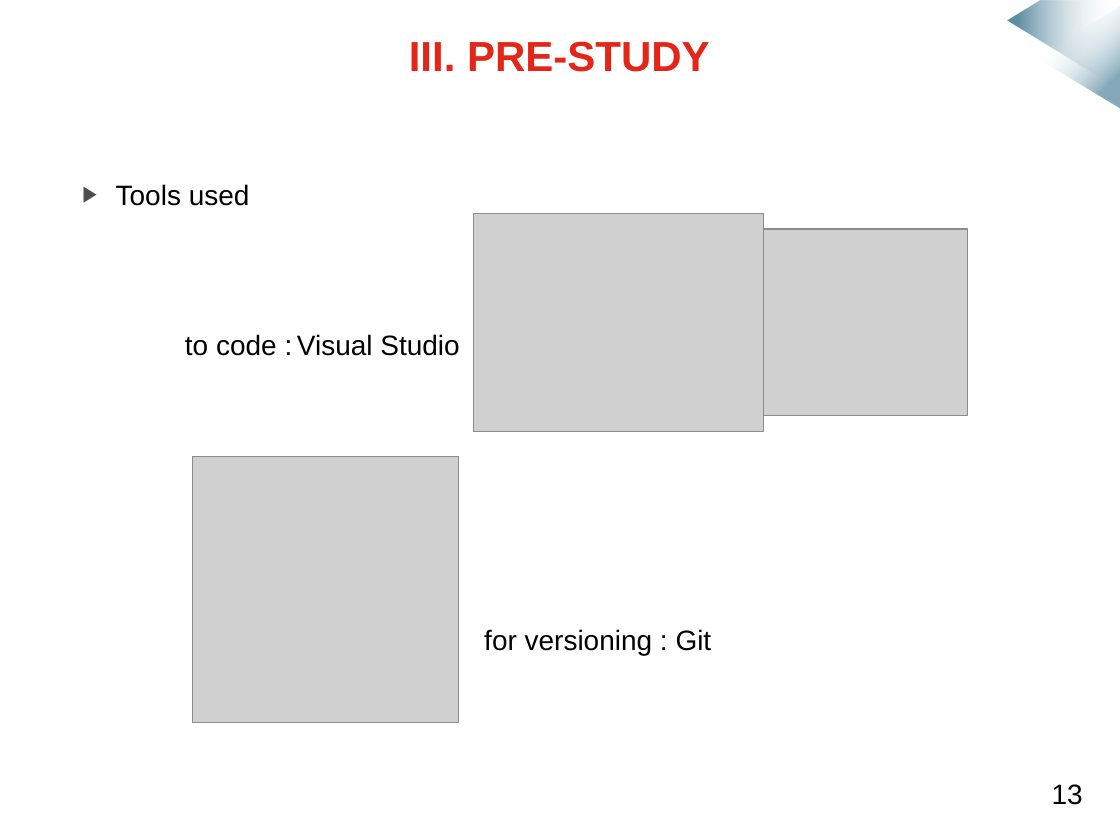
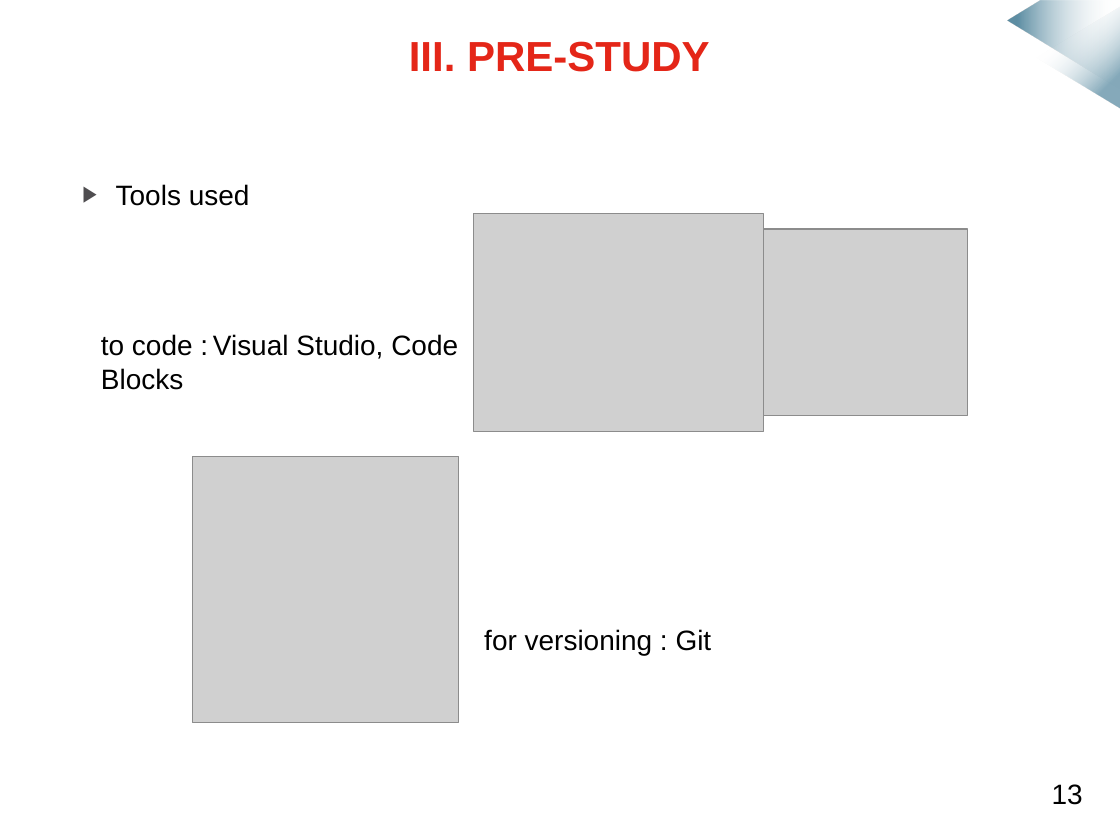
Before and after one commit to mmeven/EP_Domotique_Tablette, a slide deck: slide 13 of Rendu/Diapo_prototype_janvier.pptx. Drawn at 1120x840 pixels with LibreOffice and Linux fonts; fonts in the diff are those of the drawing; grey boxes stand for pictures; background and template pictures are left out. Boxes give left, top, right and bottom in pixels: in the first picture for what was removed or moved away, otherwise in the second. Text is boxed around its words. In the diff, an @@ line names an element or a change of style, - is before the commit and + after.

```diff
--- a/Rendu/Diapo_prototype_janvier.pptx
+++ b/Rendu/Diapo_prototype_janvier.pptx
@@ text at (101,334,458,390): text changed @@
-to code : Visual Studio
+to code : Visual Studio, Code Blocks
```
Also in this commit, not shown: 12 other slides changed.
